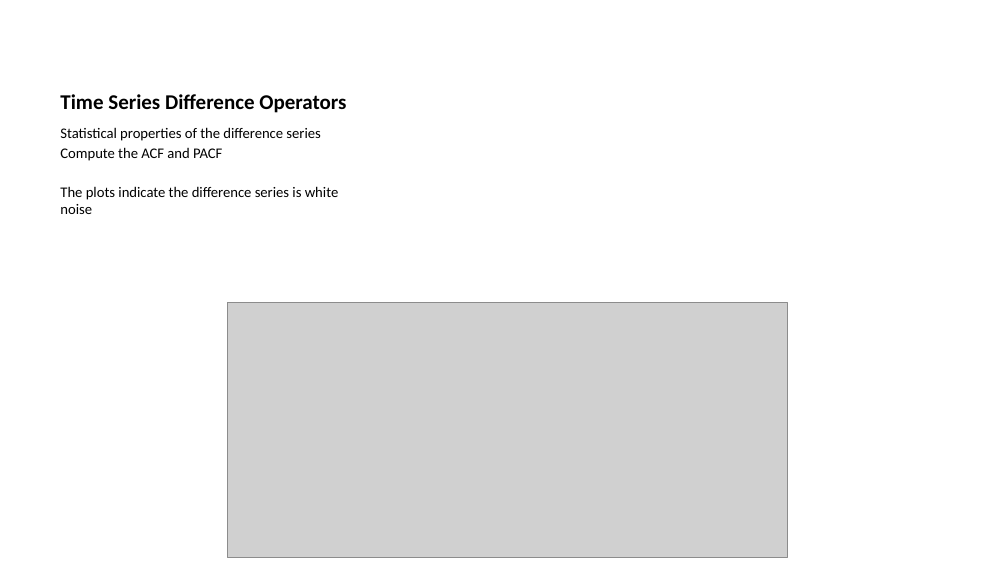
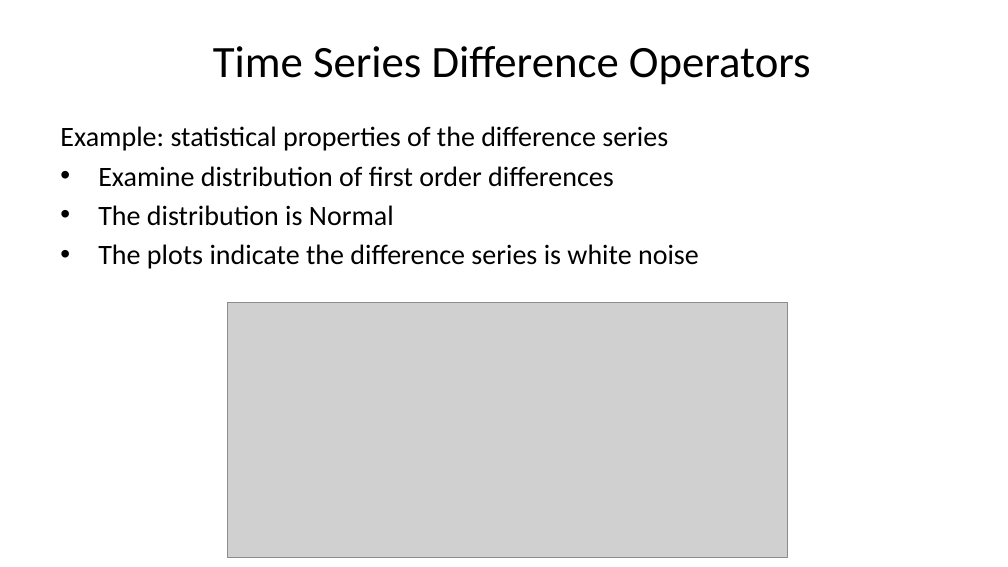
Before and after one commit to StephenElston/CSCI-E-83, a slide deck: slide 47 of LectureSlides/11_IntroductionToTimeSeries.pptx. Drawn at 1008x567 pixels with LibreOffice and Linux fonts; fonts in the diff are those of the drawing; grey boxes stand for pictures. Boxes give left, top, right and bottom in pixels: in the first picture for what was removed or moved away, otherwise in the second. Text is boxed around its words. In the diff, an @@ line names an element or a change of style, - is before the commit and + after.

```diff
--- a/LectureSlides/11_IntroductionToTimeSeries.pptx
+++ b/LectureSlides/11_IntroductionToTimeSeries.pptx
@@ title "Time Series Difference Operators" at (213, 46, 811, 85): size 15 to 32 pt, bold off; alignment left to centre @@
@@ text at (60, 126, 668, 226): text changed; size 10.5 to 20 pt @@
-Statistical properties of the difference series
-Compute the ACF and PACF
+Example: statistical properties of the difference series
+• Examine distribution of first order differences
+• The distribution is Normal
@@ text at (98, 244, 699, 269): size 10.5 to 20 pt in "The plots indicate the difference series is ..."; bullet none to •; more space between paragraphs @@
```
Also in this commit, not shown: 10 other slides changed, 2 slides added, 1 slide removed.
